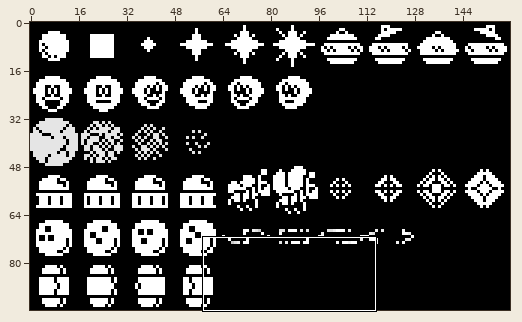
File history of a sprite sheet, graphics/Sprites.png. The first picture is a wide view before the edit; the outline marks the close-up.
Close-up. Before the commit:
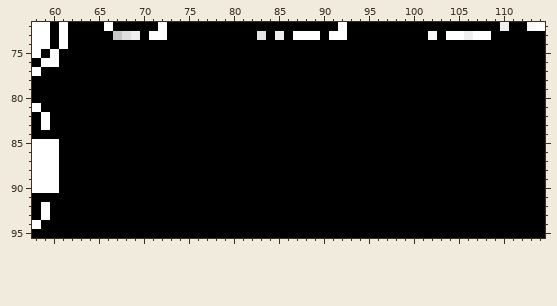
The file is 160x96 pixels. Colours within 5 levels of each other are drawn and written as one. Shown: x 58..114, y 72..95.
Now the later version:
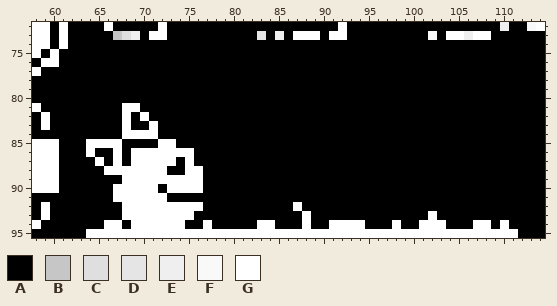
Palette (. is transparent): A #000000  B #c6c6c6  C #dfdfdf  D #e5e5e5  E #efefef  F #f9f9f9  G #ffffff
Change:
y 81: x 68..69 AA -> GG
y 82: x 68 A -> G; x 70 A -> G
y 83: x 68 A -> G; x 71 A -> G
y 84: x 68..71 AAAA -> GGGG
y 85: x 64..67 AAAA -> GGGG; x 72..73 AA -> GG
y 86: x 64 A -> G; x 67 A -> G; x 69..75 AAAAAAA -> GGGGGGG
y 87: x 65 A -> G; x 67 A -> G; x 69..73 AAAAA -> GGGGG; x 75 A -> G
y 88: x 66..72 AAAAAAA -> GGGGGGG; x 75..76 AA -> GG
y 89: x 68..76 AAAAAAAAA -> GGGGGGGGG
y 90: x 67..71 AAAAA -> GGGGG; x 73..76 AAAA -> GGGG
y 91: x 67..72 AAAAAA -> GGGGGG
y 92: x 68..76 AAAAAAAAA -> GGGGGGGGG; x 87 A -> G
y 93: x 68..75 AAAAAAAA -> GGGGGGGG; x 88 A -> G; x 102 A -> G
y 94: x 66..67 AA -> GG; x 69..74 AAAAAA -> GGGGGG; x 77 A -> G; x 83..84 AA -> GG; x 88 A -> G; x 91..94 AAAA -> GGGG; x 98 A -> G; x 101..103 AAA -> GGG; x 107..108 AA -> GG; x 110 A -> G
y 95: x 64..111 AAAAAAAAAAAAAAAAAAAAAAAAAAAAAAAAAAAAAAAAAAAAAAAA -> GGGGGGGGGGGGGGGGGGGGGGGGGGGGGGGGGGGGGGGGGGGGGGGG
Boxes around the changes in both close-ups, in picture pixels (x1, y1, x2, y2):
changed: (86, 103, 518, 238)
